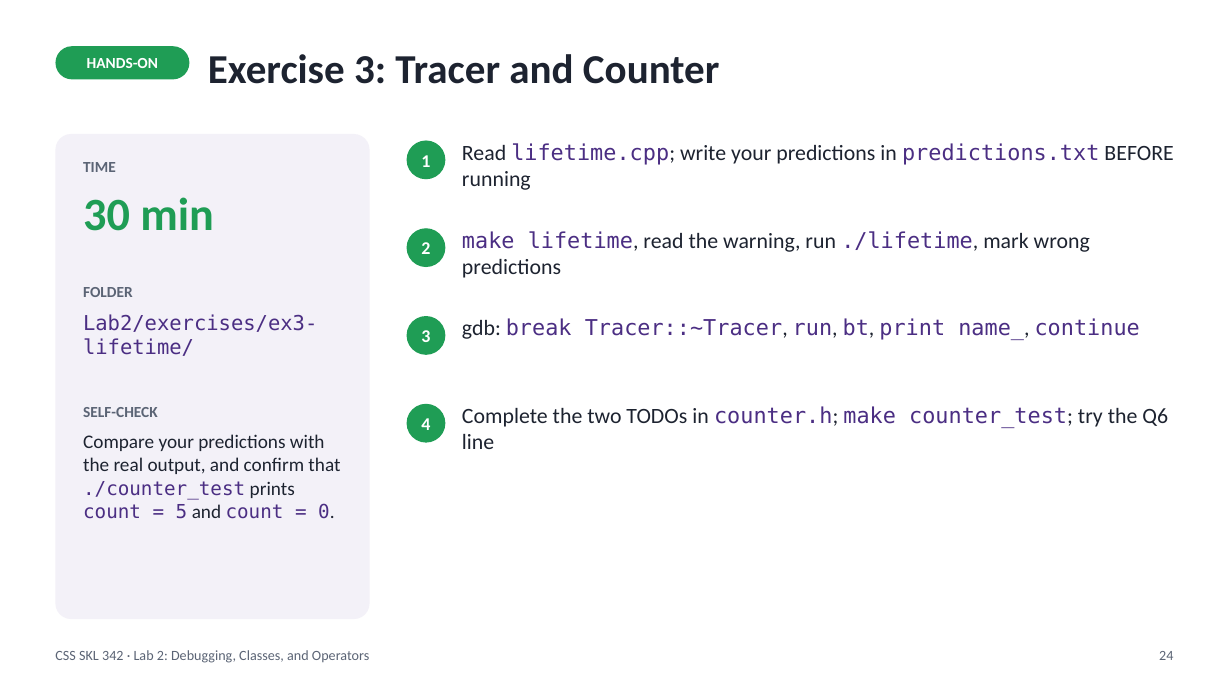
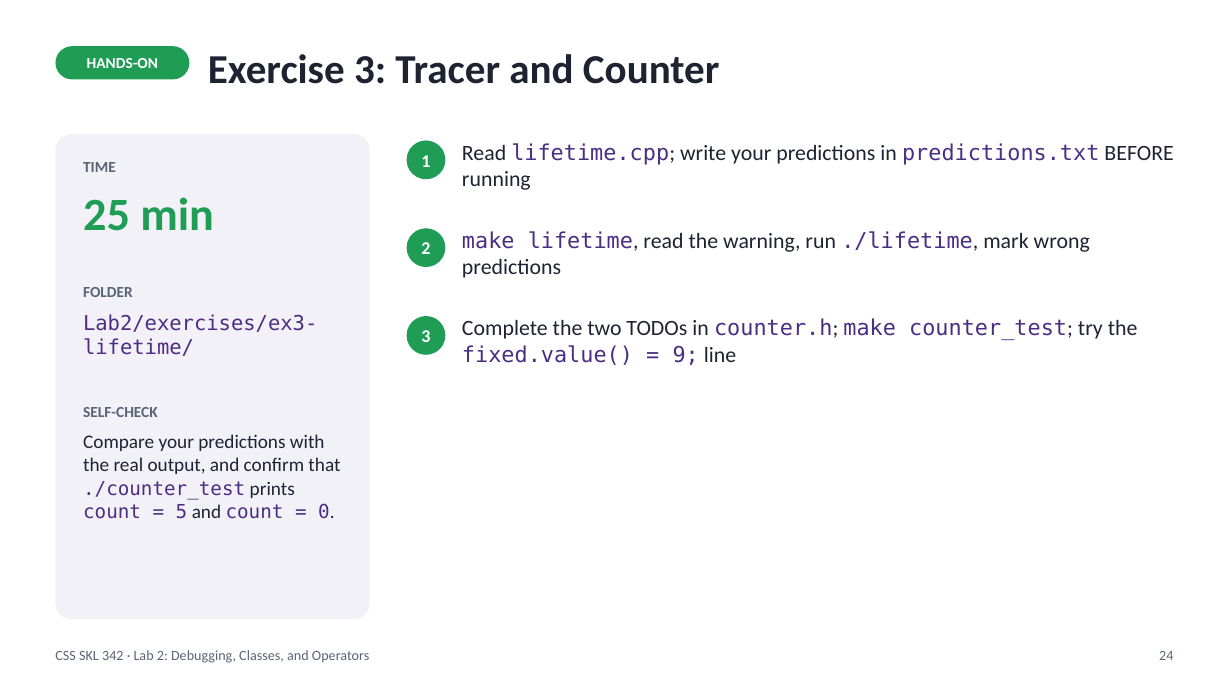
Before and after one commit to myuwbclasses/CSSSKL-342, a slide deck: slide 24 of Lab2/Lab2-Slides.pptx. Drawn at 1232x693 pixels with LibreOffice and Linux fonts; fonts in the diff are those of the drawing. Boxes give left, top, right and bottom in pixels: in the first picture for what was removed or moved away, otherwise in the second. Text is boxed around its words. In the diff, an @@ line names an element or a change of style, - is before the commit and + after.

```diff
--- a/Lab2/Lab2-Slides.pptx
+++ b/Lab2/Lab2-Slides.pptx
@@ text at [83,197,214,231]: text changed @@
-30 min
+25 min
@@ text at [462,318,1138,365]: text changed @@
-gdb: break Tracer::~Tracer, run, bt, print name_, continue
+Complete the two TODOs in counter.h; make counter_test; try the fixed.value() = 9; line
@@ ellipse removed at [407,404,445,443] @@
-4
@@ text removed at [462,406,1168,449] @@
-Complete the two TODOs in counter.h; make counter_test; try the Q6 line
```
Also in this commit, not shown: 15 other slides changed, 4 slides added, 3 slides removed, 47 other files.
